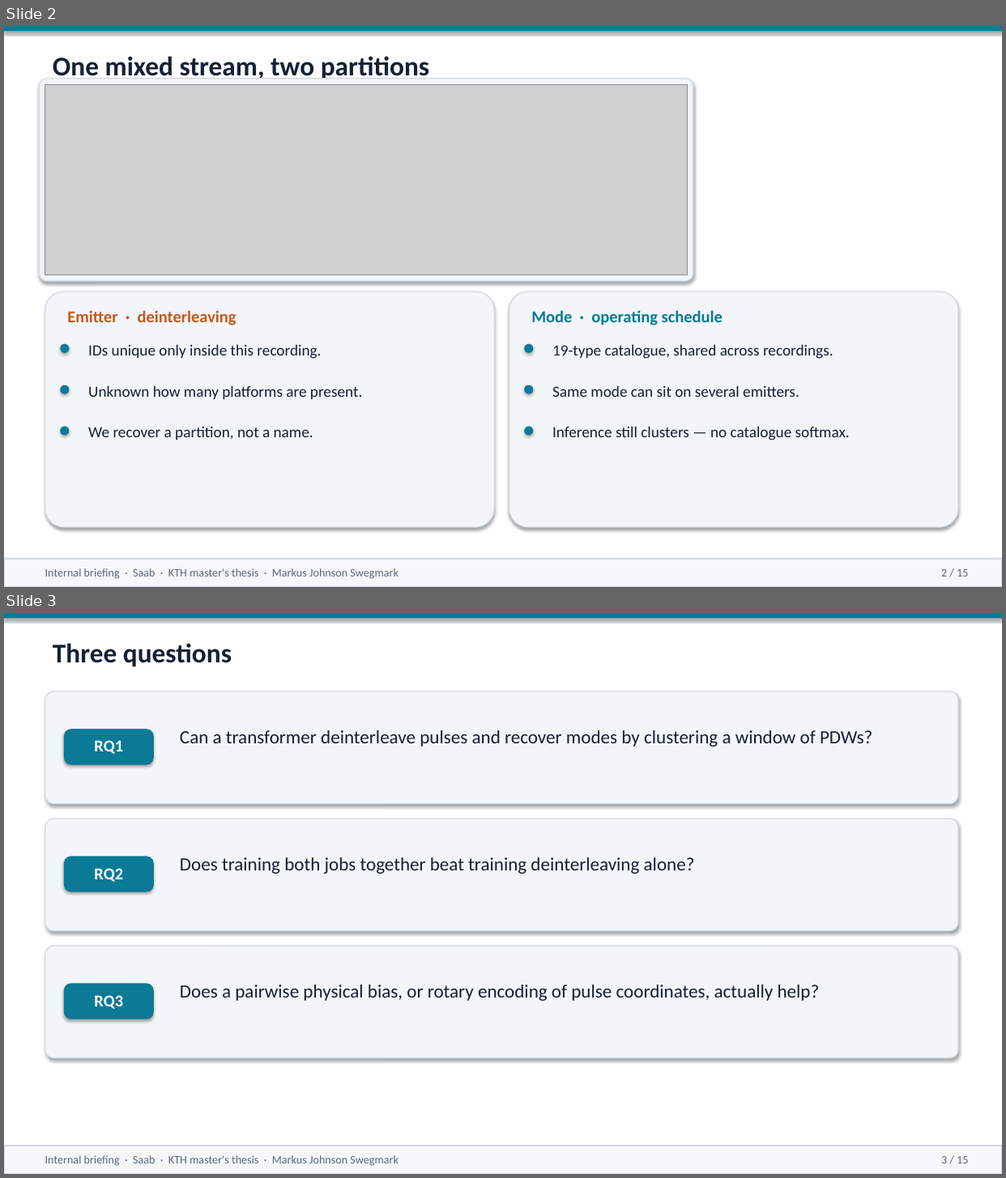
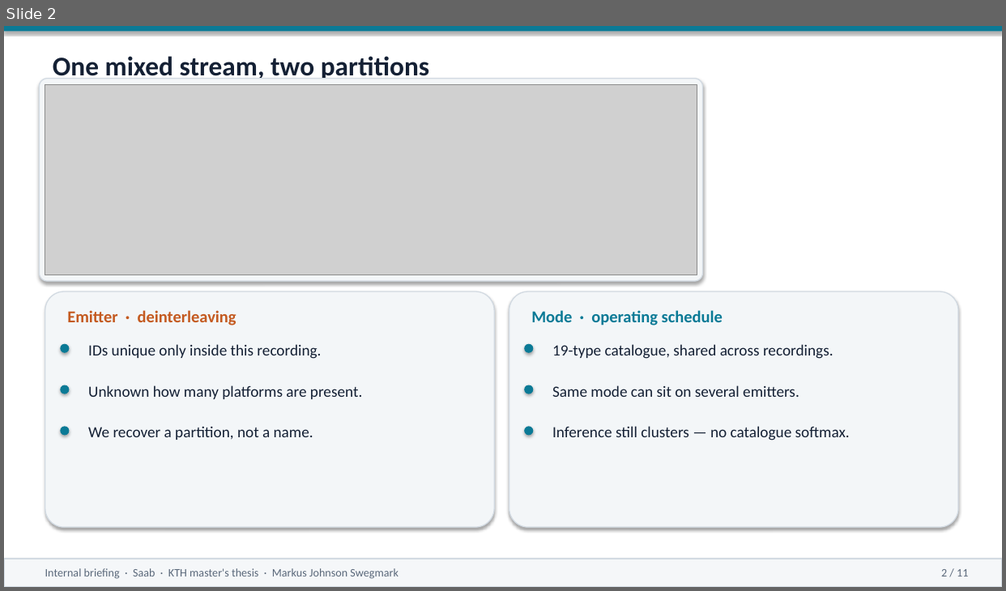
Before and after one commit to macktron/masters-thesis, a slide deck: presentation/Saab_internal_briefing.pptx. Shown one above the other, each under a label of ours: slides 2 and 3 before the commit, slide 2 after it. The pictures are 1006x1178 and 1006x591 pixels, drawn with LibreOffice and Linux fonts; fonts in the diff are those of the drawing; grey boxes stand for pictures. Boxes give left, top, right and bottom in pixels: in the first picture for what was removed or moved away, otherwise in the second. Text is boxed around its words. In the diff, an @@ line names an element or a change of style, - is before the commit and + after.

```diff
--- a/presentation/Saab_internal_briefing.pptx
+++ b/presentation/Saab_internal_briefing.pptx
@@ slide 3 removed at <box>4,613,1002,1174</box>, background #FFFFFF @@
@@ rectangle removed at <box>4,613,1002,1174</box> @@
@@ rectangle removed at <box>4,613,1002,618</box> @@
@@ text removed at <box>53,643,232,667</box> @@
-Three questions
@@ rounded rectangle removed at <box>45,692,958,804</box> @@
@@ rounded rectangle removed at <box>64,729,154,765</box> @@
@@ text removed at <box>180,730,872,747</box> @@
-Can a transformer deinterleave pulses and recover modes by clustering a window of PDWs?
@@ text removed at <box>94,740,123,754</box> @@
-RQ1
@@ rounded rectangle removed at <box>45,819,958,931</box> @@
@@ rounded rectangle removed at <box>64,856,154,892</box> @@
@@ text removed at <box>94,868,123,882</box> @@
-RQ2
@@ text removed at <box>180,858,695,874</box> @@
-Does training both jobs together beat training deinterleaving alone?
@@ rounded rectangle removed at <box>45,946,958,1059</box> @@
@@ rounded rectangle removed at <box>64,983,154,1020</box> @@
@@ text removed at <box>94,995,123,1009</box> @@
-RQ3
@@ text removed at <box>180,985,820,1001</box> @@
-Does a pairwise physical bias, or rotary encoding of pulse coordinates, actually help?
@@ rectangle removed at <box>4,1146,1002,1174</box> @@
@@ text removed at <box>45,1156,398,1166</box> @@
-Internal briefing · Saab · KTH master's thesis · Markus Johnson Swegmark
@@ text removed at <box>941,1157,968,1164</box> @@
-3 / 15
@@ slide 2 changed as well @@
@@ rounded rectangle: place and size @@
-rounded rectangle at <box>39,79,693,281</box>
+rounded rectangle at <box>39,79,702,281</box>
@@ picture: place and size @@
-picture at <box>45,84,688,275</box>
+picture at <box>45,84,697,275</box>
@@ text at <box>941,570,968,577</box>: text changed @@
-2 / 15
+2 / 11
```
Also in this commit, not shown: 10 other slides changed, 3 other slides removed, 22 other files.
